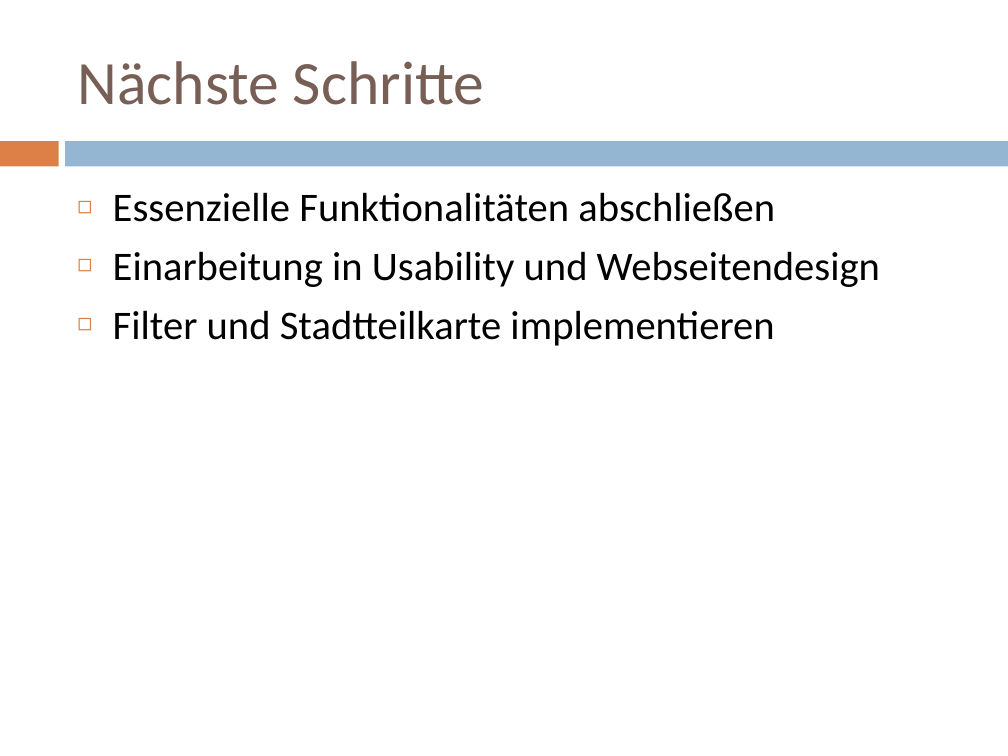
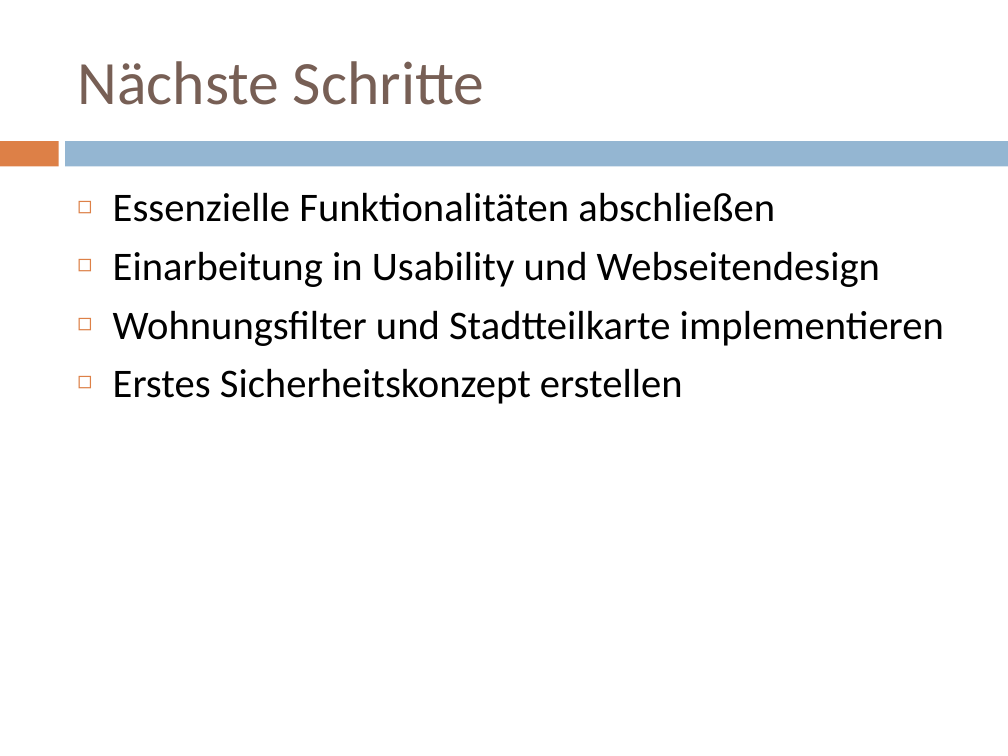
Before and after one commit to Team-Edge/NewsFeed, a slide deck: slide 5 of Statusreport.pptx. Drawn at 1008x756 pixels with LibreOffice and Linux fonts; fonts in the diff are those of the drawing. Boxes give left, top, right and bottom in pixels: in the first picture for what was removed or moved away, otherwise in the second. Text is boxed around its words. In the diff, an @@ line names an element or a change of style, - is before the commit and + after.

```diff
--- a/Statusreport.pptx
+++ b/Statusreport.pptx
@@ text at box(113, 310, 944, 404): text changed @@
-◻ Filter und Stadtteilkarte implementieren
+◻ Wohnungsfilter und Stadtteilkarte implementieren
+◻ Erstes Sicherheitskonzept erstellen
```
Also in this commit, not shown: 1 other slide changed, 1 slide added, 1 slide removed.
